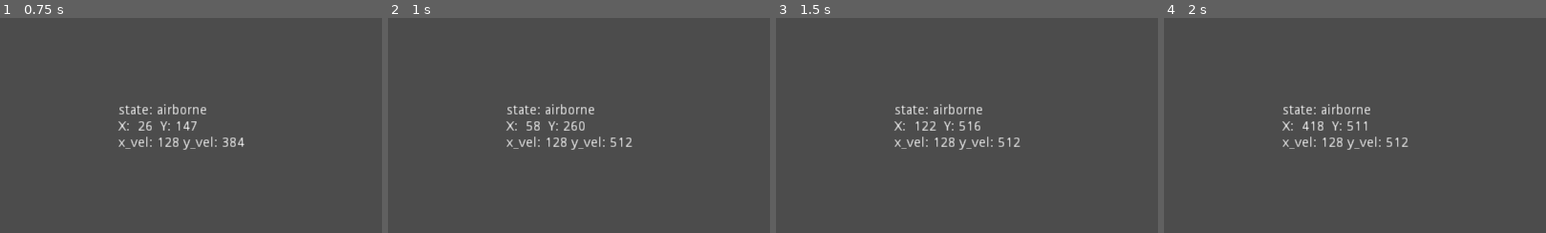
Above: before the commit, frames 1-4 (left to right).
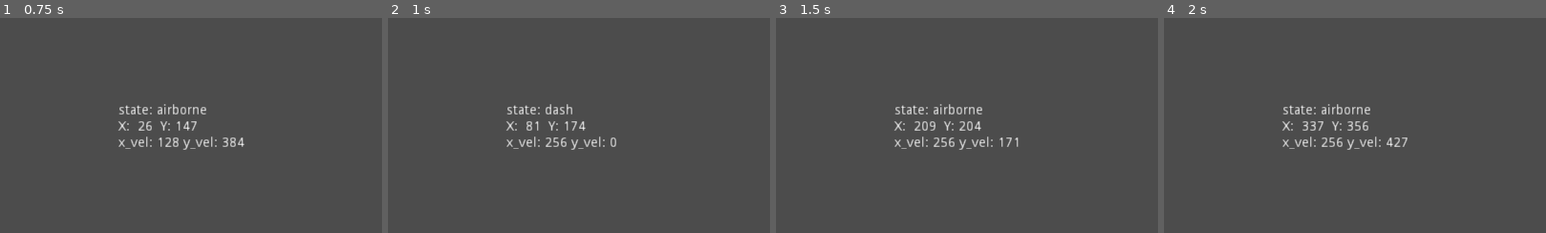
Above: after the commit, the same moments.

Repository: NHerb/GameProject
Game: Godot game, scene res://scenes/Player/Player.tscn
Two runs of this game, one before a commit and one after it. Both use one fixed random seed, a clock stepped at 60 frames per second and the inputs below. This scene is started directly instead of the project's main scene.
Inputs:
- Up to frame 1 (0.75 s): tap Enter at 0.5 s; hold Right (right) from 0.53 s (still down); hold Z (attack) from 0.53 s (still down)
- Up to frame 2 (1 s): keep holding Right (right); keep holding Z (attack); tap Space (jump) at 0.77 s; tap X (dash) at 0.8 s
- Up to frame 3 (1.5 s): keep holding Right (right); tap Space (jump) at 1.07, 1.25 s; release Z (attack) at 1.28 s; tap X (dash) at 1.35 s
- Up to frame 4 (2 s): keep holding Right (right); tap Space (jump) at 1.52, 1.55, 1.82 s
The pictures show only the part of the screen within x 32-82%, y 16-66%; the shares and areas given below are measured in that part.

Frame 1 is identical in both runs. In frame 2, 0.8% of the frame differs, in the area x 36-64%, y 40-60%; in frame 3, 0.5%; in frame 4, 0.5%.

Commit message:
Many player movement improvements

Diff:
--- a/project.godot
+++ b/project.godot
@@ -17,7 +17,7 @@
 
 config/name="New Game Project"
 run/main_scene="res://scenes/Main.tscn"
-config/icon="res://icon.png"
+config/icon="res://resources/icon.png"
 
 [display]
 
--- a/scenes/Main.gd
+++ b/scenes/Main.gd
@@ -1,3 +1,5 @@
+# @NOTE @TODO Walljump extremely forgiving when close to both walls simultaneously
+# Incorporate into level design or redesign walljump to fix
 extends Node
 
 
--- a/scenes/Player/Player.gd
+++ b/scenes/Player/Player.gd
@@ -12,7 +12,8 @@
 var current_state = "idle"
 var state_machine = null
 var facing = 'r'
-var dashes_remaining = 1
+var dashes_remaining = 1		# @TODO decide dash count
+var is_dashing = false
 
 
 func _ready():
@@ -21,9 +22,9 @@
 
 
 func _physics_process(delta):
-	if OS.is_debug_build() and position.y > 600:
-		position.x = 375
-		position.y = 340
+	if OS.is_debug_build() and (position.y < -200 or position.y > 600 or position.x < -200 or position.x > 1200):
+		position.x = 350
+		position.y = 0
 
 	state_machine.update(delta)
 	move_and_slide(velocity, Vector2(0,-1))
@@ -31,3 +32,8 @@
 
 func _unhandled_input(event):
 	state_machine.handleInput(event)
+
+
+# A more thorough check than is_on_floor(), this returns true even when gravity is not being applied.
+func onGround():
+	return is_on_floor() or test_move(transform, Vector2(0,1))
--- a/scenes/Player/Player.tscn
+++ b/scenes/Player/Player.tscn
@@ -10,7 +10,6 @@
 [ext_resource path="res://scenes/Player/State_List/DashATK.gd" type="Script" id=8]
 [ext_resource path="res://scenes/Player/State_List/Airborne.gd" type="Script" id=9]
 [ext_resource path="res://scenes/Player/State_List/AirATK.gd" type="Script" id=10]
-[ext_resource path="res://scenes/Player/State_List/WallJump.gd" type="Script" id=11]
 
 [sub_resource type="RectangleShape2D" id=1]
 extents = Vector2( 15, 23 )
@@ -45,18 +44,21 @@
 script = ExtResource( 5 )
 
 [node name="Attack" type="Node" parent="StateMachine"]
+editor/display_folded = true
 script = ExtResource( 6 )
 
 [node name="Timer" type="Timer" parent="StateMachine/Attack"]
 one_shot = true
 
 [node name="Dash" type="Node" parent="StateMachine"]
+editor/display_folded = true
 script = ExtResource( 7 )
 
 [node name="Timer" type="Timer" parent="StateMachine/Dash"]
 one_shot = true
 
 [node name="DashATK" type="Node" parent="StateMachine"]
+editor/display_folded = true
 script = ExtResource( 8 )
 
 [node name="Timer" type="Timer" parent="StateMachine/DashATK"]
@@ -68,17 +70,11 @@
 [node name="Walltouch" type="Timer" parent="StateMachine/Airborne"]
 one_shot = true
 
-[node name="Walljump" type="Timer" parent="StateMachine/Airborne"]
-one_shot = true
-
 [node name="AirATK" type="Node" parent="StateMachine"]
 editor/display_folded = true
 script = ExtResource( 10 )
 
 [node name="Timer" type="Timer" parent="StateMachine/AirATK"]
-
-[node name="WallJump" type="Node" parent="StateMachine"]
-script = ExtResource( 11 )
 
 [node name="Stagger" type="Node" parent="StateMachine"]
 editor/display_folded = true
@@ -88,5 +84,4 @@
 [connection signal="timeout" from="StateMachine/Dash/Timer" to="StateMachine/Dash" method="_on_Timer_timeout"]
 [connection signal="timeout" from="StateMachine/DashATK/Timer" to="StateMachine/DashATK" method="_on_Timer_timeout"]
 [connection signal="timeout" from="StateMachine/Airborne/Walltouch" to="StateMachine/Airborne" method="_on_Timer_timeout"]
-[connection signal="timeout" from="StateMachine/Airborne/Walljump" to="StateMachine/Airborne" method="_on_Timer_timeout"]
 [connection signal="timeout" from="StateMachine/AirATK/Timer" to="StateMachine/AirATK" method="_on_Timer_timeout"]
--- a/scenes/Player/StateMachine.gd
+++ b/scenes/Player/StateMachine.gd
@@ -28,6 +28,7 @@
 	if not state_list[new_state].isStateValid():
 		return
 	state_list[player.current_state].end()
+	var old_state = player.current_state
 	player.current_state = new_state
 	state_list[new_state].enter()
 
--- a/scenes/Player/State_List/AirATK.gd
+++ b/scenes/Player/State_List/AirATK.gd
@@ -20,6 +20,7 @@
 
 func update(delta):
 	applyGravity(delta, true)
+	player.velocity.x = 0
 	move(false)
 
 
--- a/scenes/Player/State_List/Airborne.gd
+++ b/scenes/Player/State_List/Airborne.gd
@@ -1,26 +1,15 @@
 extends "base_state.gd"
 
-
+# Touching a wall gives leniency with how far the player can be when WJ'ing off of it
+const WJ_DISTANCE = 15
+const WJ_TOUCH_BONUS = 10
 var walltouch_timer = null
-var walljump_timer = null
-var nearest_wall = null
-var walljump_valid = false
+var walltouch = false
 
 func _ready():
 	walltouch_timer = get_child(0)
-	walljump_timer = get_child(1)
 	walltouch_timer.set_wait_time(0.0167 * 7)
-	walljump_timer.set_wait_time(0.0167 * 20)
-
-
-func enter():
-	# Jump under the following conditions:
-	#	* Player presses jump
-	#	* Player collided with floor last frame OR
-	#	* Player is exactly 1px above ground
-	if (player.is_on_floor() or player.test_move(player.transform, Vector2(0,1))) and Input.is_action_pressed('jump'):
-		player.velocity.y = player.JUMP_VEL
-
+	return
 
 func update(delta):
 	applyGravity(delta, true)
@@ -38,47 +27,46 @@
 	# Airdrift
 	move(true)
 
-	###### experimental wall jump ######
 	if player.is_on_wall():
-		walltouch_timer.stop()
+		walltouch = true
 		walltouch_timer.start()
-		walljump_valid = true
-		if player.test_move(player.transform, Vector2(-1,0)):
-			nearest_wall = 'l'
-		elif player.test_move(player.transform, Vector2(1,0)):
-			nearest_wall = 'r'
-		else:
-			nearest_wall = null
 
 
 func end():
 	return
 
 func _on_Timer_timeout():
-	nearest_wall = null
-	walljump_valid = false
+	walltouch = false
+	walltouch_timer.stop()
 
-func _on_Timer2_timeout():
-	pass # Replace with function body.
 
 func handleInput(event):
 	if event is InputEventKey or event is InputEventJoypadButton:
-#		if Input.is_action_just_pressed('dash'):
-#			state_machine.changeState('dash')
-		if Input.is_action_pressed('attack'):
+		if Input.is_action_just_pressed('dash'):
+			state_machine.changeState('dash')
+		if Input.is_action_just_pressed('attack'):
 			state_machine.changeState('airattack')
-		elif Input.is_action_pressed('jump') and walljump_valid:
+		elif Input.is_action_just_pressed('jump'):
 			walljump()
 
 
 # Walljump after
-#	Touching the wall within the last ? frames
+#	Within x pixels of nearest wall
 #	Moving away from nearest wall
 #	Pressing Jump
 func walljump():
-	if nearest_wall == 'l' and Input.is_action_pressed('right') or nearest_wall == 'r' and Input.is_action_pressed('left'):
+	var distance = WJ_DISTANCE
+	if walltouch:
+		distance = WJ_DISTANCE + WJ_TOUCH_BONUS
+	if Input.is_action_pressed('right') and player.test_move(player.transform, Vector2(-distance,0)):
+		player.is_dashing = false
 		player.velocity.y = player.JUMP_VEL
-		if nearest_wall == 'l' and Input.is_action_pressed('dash'):
+		if Input.is_action_pressed('dash'):
+			player.is_dashing = true
 			player.velocity.x = player.DASH_SPEED
-		elif nearest_wall == 'r' and Input.is_action_pressed('dash'):
+	elif Input.is_action_pressed('left') and player.test_move(player.transform, Vector2(distance,0)):
+		player.is_dashing = false
+		player.velocity.y = player.JUMP_VEL
+		if Input.is_action_pressed('dash'):
+			player.is_dashing = true
 			player.velocity.x = -player.DASH_SPEED
--- a/scenes/Player/State_List/Attack.gd
+++ b/scenes/Player/State_List/Attack.gd
@@ -20,6 +20,7 @@
 
 func update(delta):
 	applyGravity(delta, true)
+	player.velocity.x = 0
 	move(false)
 
 
--- a/scenes/Player/State_List/Dash.gd
+++ b/scenes/Player/State_List/Dash.gd
@@ -2,6 +2,7 @@
 
 var timer = null
 var timeout = false
+var on_ground_at_start = false
 
 func _ready():
 	timer = get_child(0)
@@ -9,6 +10,7 @@
 
 func enter():
 	player.dashes_remaining -= 1
+	on_ground_at_start = player.onGround()
 	if player.facing == 'r':
 		player.velocity.x = player.DASH_SPEED
 	else:
@@ -16,15 +18,20 @@
 	timer.set_wait_time(0.33)	# @TODO decide max dash time
 	timer.start()
 	timeout = false
+	player.is_dashing = true
 
 
 func end():
 	timer.stop()
+	if on_ground_at_start:
+		player.dashes_remaining = 1
+	on_ground_at_start = false
 
 
 func handleInput(event):
 	if event is InputEventKey or event is InputEventJoypadButton:
-		if Input.is_action_just_pressed('jump'):
+		if Input.is_action_just_pressed('jump') and on_ground_at_start:
+			jump()
 			state_machine.changeState('airborne')
 		elif Input.is_action_just_pressed('attack'):
 			state_machine.changeState('dashattack')
--- a/scenes/Player/State_List/DashATK.gd
+++ b/scenes/Player/State_List/DashATK.gd
@@ -1,5 +1,4 @@
 # Currently simulating an animation via timer. @TODO replace timer with animation-based signal
-
 
 extends "./base_state.gd"
 
@@ -12,10 +11,6 @@
 
 
 func enter():
-	if player.facing == 'r':
-		player.velocity.x = player.MOVE_SPEED	# @TODO decide dashATK movespeed
-	else:
-		player.velocity.x = -(player.MOVE_SPEED)
 	timer.set_wait_time(0.0167 * 10)
 	timer.start()
 
--- a/scenes/Player/State_List/Idle.gd
+++ b/scenes/Player/State_List/Idle.gd
@@ -4,11 +4,13 @@
 func enter():
 	player.velocity.y = player.GROUNDED_GRAVITY
 	player.dashes_remaining = 1	# @TODO determine number of dashes
+	player.is_dashing = false
 
 
 func handleInput(event):
 	if event is InputEventKey or event is InputEventJoypadButton:
 		if Input.is_action_just_pressed('jump'):
+			jump()
 			state_machine.changeState('airborne')
 		elif Input.is_action_pressed('left') or Input.is_action_pressed('right'):
 			state_machine.changeState('walk')
--- a/scenes/Player/State_List/Walk.gd
+++ b/scenes/Player/State_List/Walk.gd
@@ -3,12 +3,14 @@
 
 func enter():
 	player.velocity.y = player.GROUNDED_GRAVITY
-	player.dashes_remaining = 1	# @TODO determine number of dashes
+	player.dashes_remaining = 1	 # @TODO decide max dashes
+	player.is_dashing = false
 
 
 func handleInput(event):
 	if event is InputEventKey or event is InputEventJoypadButton:
 		if Input.is_action_just_pressed('jump'):
+			jump()
 			state_machine.changeState('airborne')
 		elif Input.is_action_pressed('attack'):
 			state_machine.changeState('attack')
--- a/scenes/Player/State_List/base_state.gd
+++ b/scenes/Player/State_List/base_state.gd
@@ -28,7 +28,7 @@
 
 
 func neutralState():
-	if player.is_on_floor() or player.test_move(player.transform, Vector2(0,1)):
+	if player.onGround():
 		player.velocity.y = player.GROUNDED_GRAVITY
 		if Input.is_action_pressed('left') or Input.is_action_pressed('right'):
 			return 'walk'
@@ -42,18 +42,21 @@
 	if Input.is_action_pressed('left'):
 		if can_change_facing:
 			player.facing = 'l'
-		if player.velocity.x > -(player.MOVE_SPEED):
+		if player.is_dashing:
+			player.velocity.x = -(player.DASH_SPEED)
+		else:
 			player.velocity.x = -(player.MOVE_SPEED)
 	elif Input.is_action_pressed('right'):
 		if can_change_facing:
 			player.facing = 'r'
-		if player.velocity.x < player.MOVE_SPEED:
+		if player.is_dashing:
+			player.velocity.x = player.DASH_SPEED
+		else:
 			player.velocity.x = player.MOVE_SPEED
 
 
 func applyGravity(delta, is_gravity_active):
 	if not is_gravity_active:
-		print("blanking gravity")
 		player.velocity.y = 0
 	elif player.is_on_floor():
 		return
@@ -72,3 +75,6 @@
 # Override this function to check extenuating state transition conditions - ex: >0 remaining dashes to enter a dash
 func isStateValid():
 	return true
+
+func jump():
+	player.velocity.y = player.JUMP_VEL
--- a/scenes/test_bodies/RigidCapsule.tscn
+++ b/scenes/test_bodies/RigidCapsule.tscn
@@ -1,6 +1,7 @@
 [gd_scene load_steps=4 format=2]
 
-[ext_resource path="res://icon.png" type="Texture" id=1]
+[ext_resource path="res://resources/icon.png" type="Texture" id=1]
+
 
 
 
Not shown: 1 places in scenes/Player/Player.tscn that only renumber resources
